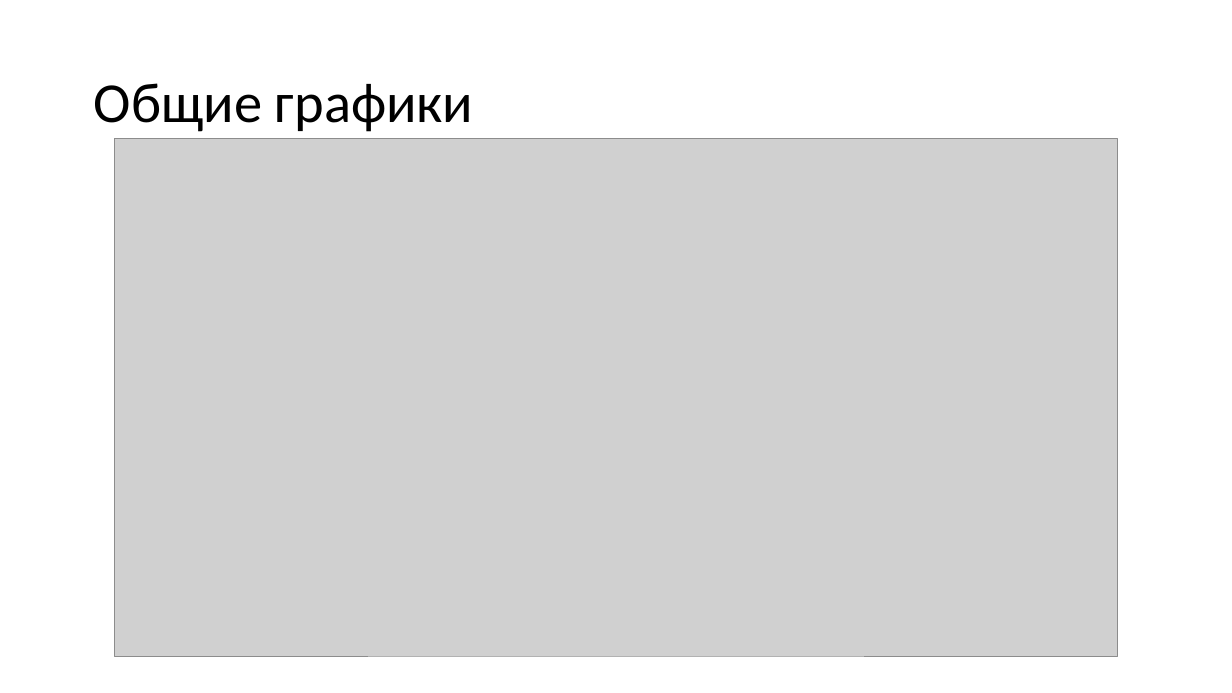
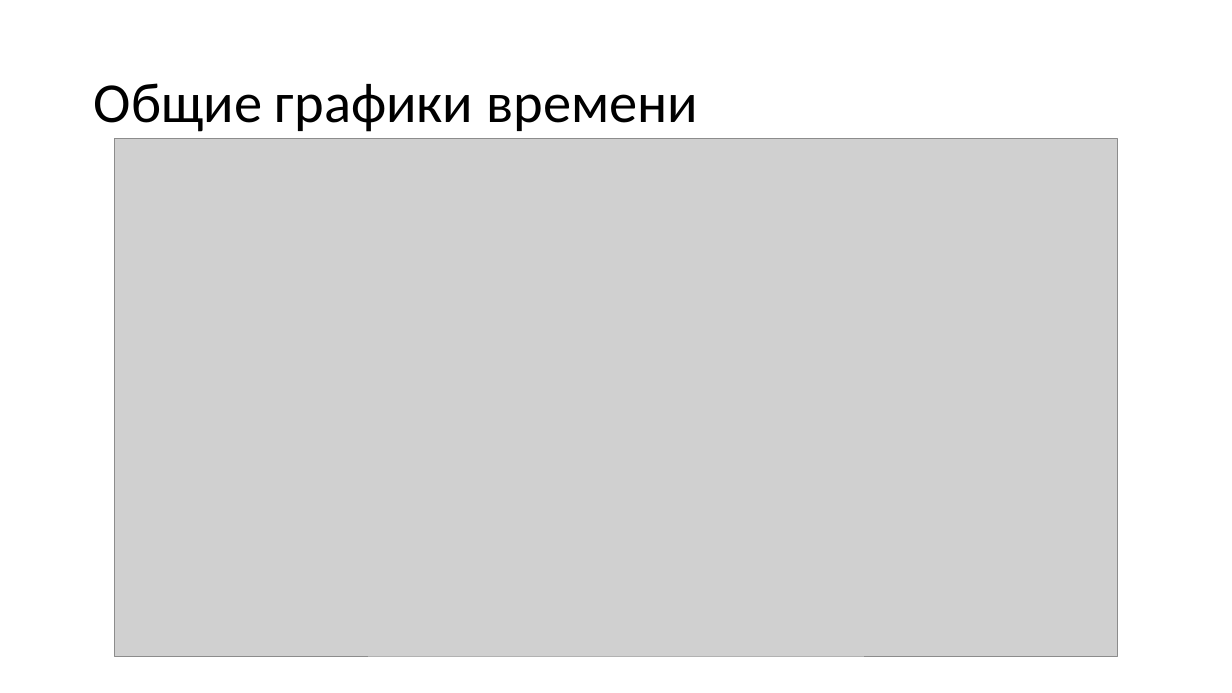
Before and after one commit to answerIII/Graph_Theory_LeetCode25, a slide deck: slide 18 of results/pres.pptx (slide 16 before the commit). Drawn at 1232x693 pixels with LibreOffice and Linux fonts; fonts in the diff are those of the drawing; grey boxes stand for pictures. Boxes give left, top, right and bottom in pixels: in the first picture for what was removed or moved away, otherwise in the second. Text is boxed around its words. In the diff, an @@ line names an element or a change of style, - is before the commit and + after.

```diff
--- a/results/pres.pptx
+++ b/results/pres.pptx
@@ title at <box>94,83,698,132</box>: text changed @@
-Общие графики
+Общие графики времени
```
Also in this commit, not shown: 1 other slide changed, 2 slides added.
